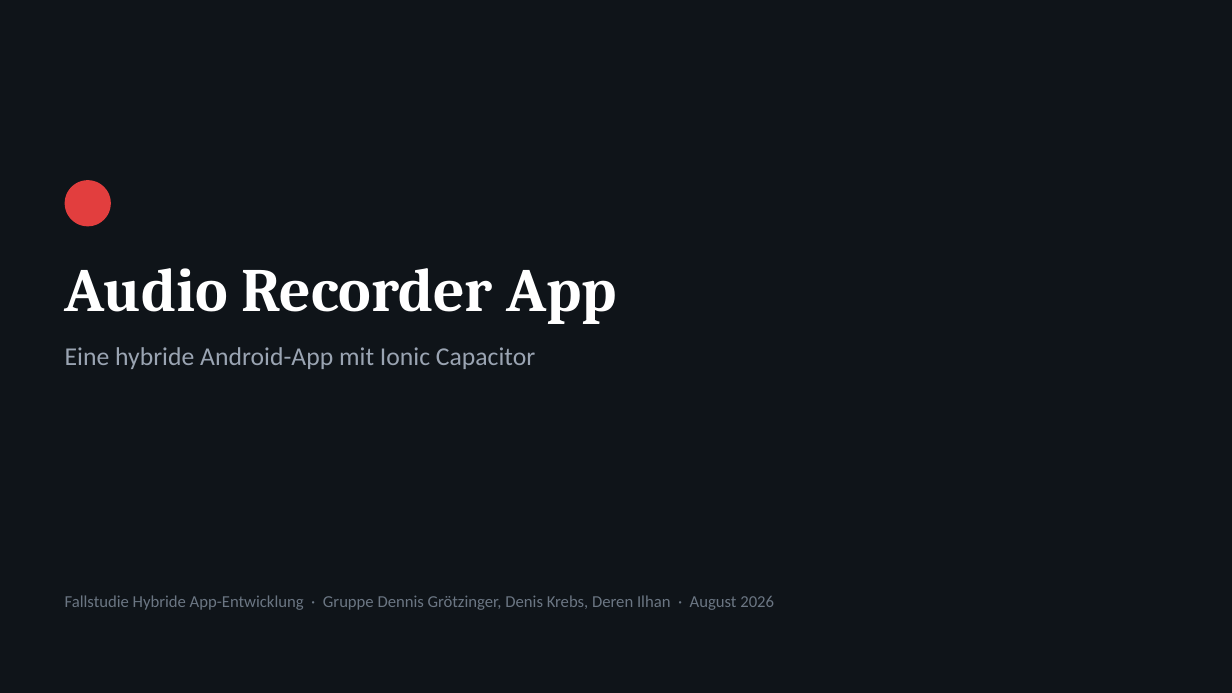
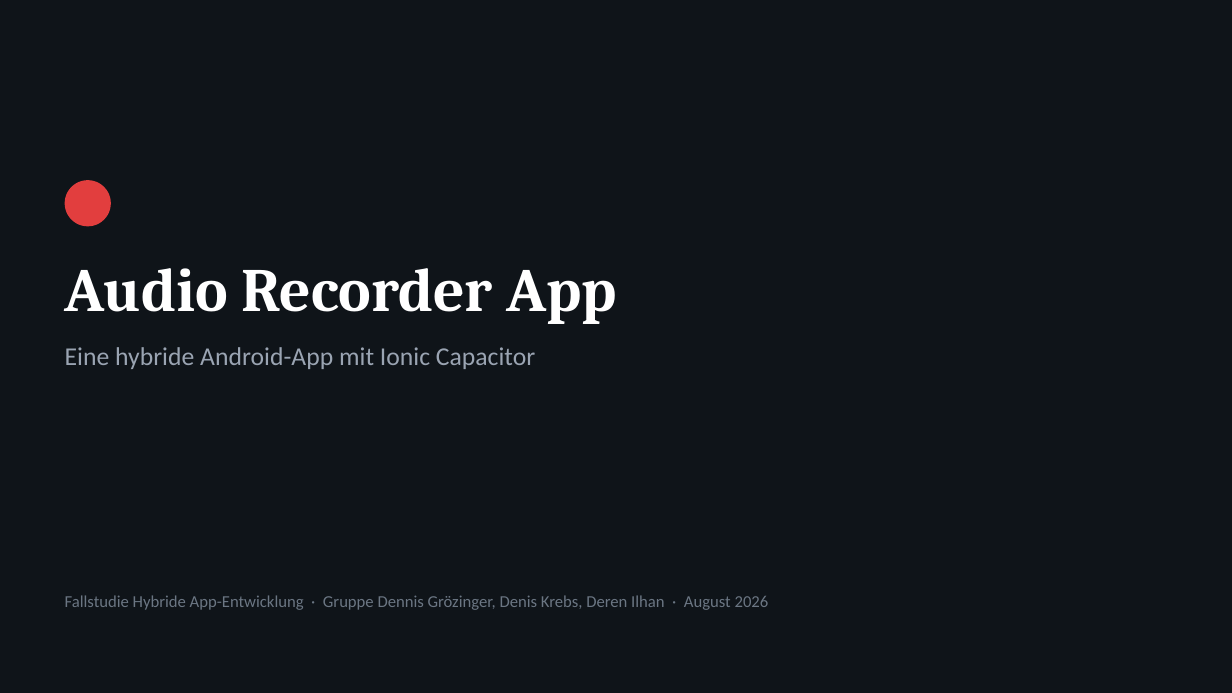
Before and after one commit to Denni-spy/audio-recorder-app, a slide deck: slide 1 of praesentation/Audio-Recorder-App-Praesentation.pptx. Drawn at 1232x693 pixels with LibreOffice and Linux fonts; fonts in the diff are those of the drawing. Boxes give left, top, right and bottom in pixels: in the first picture for what was removed or moved away, otherwise in the second. Text is boxed around its words. In the diff, an @@ line names an element or a change of style, - is before the commit and + after.

Commit message:
Praesentation: Namen auf Titelfolie korrigiert

```diff
--- a/praesentation/Audio-Recorder-App-Praesentation.pptx
+++ b/praesentation/Audio-Recorder-App-Praesentation.pptx
@@ text at [65,595,769,610]: text changed @@
-Fallstudie Hybride App-Entwicklung · Gruppe Dennis Grötzinger, Denis Krebs, Deren Ilhan · August 2026
+Fallstudie Hybride App-Entwicklung · Gruppe Dennis Grözinger, Denis Krebs, Deren Ilhan · August 2026
```
